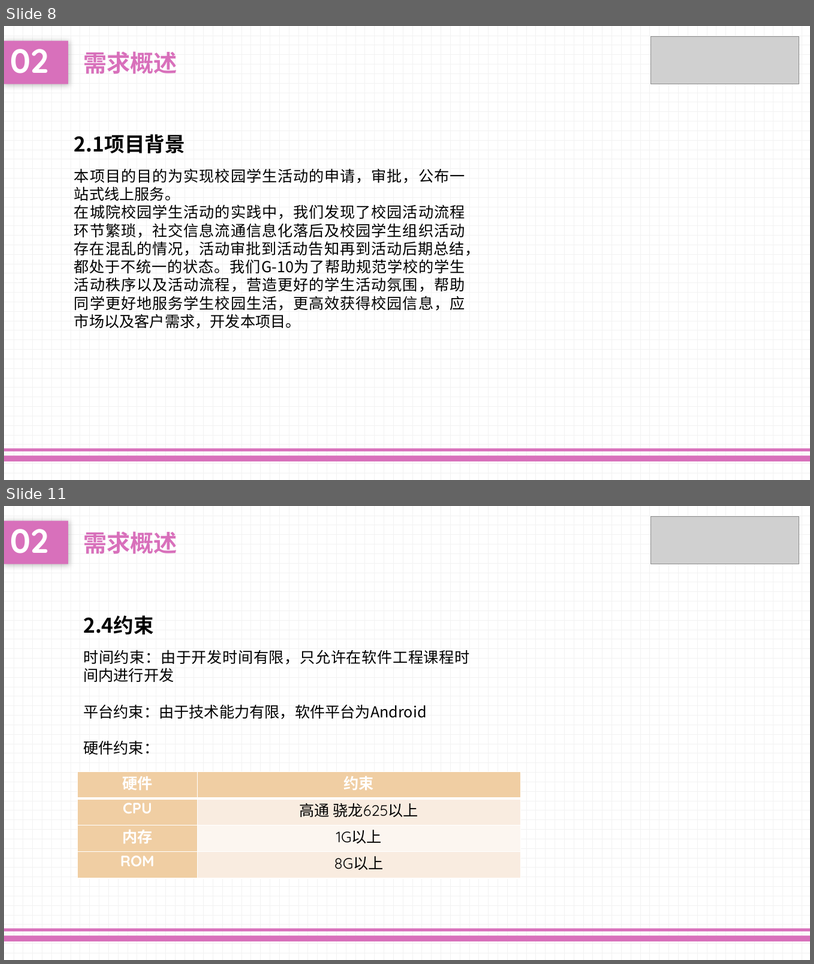
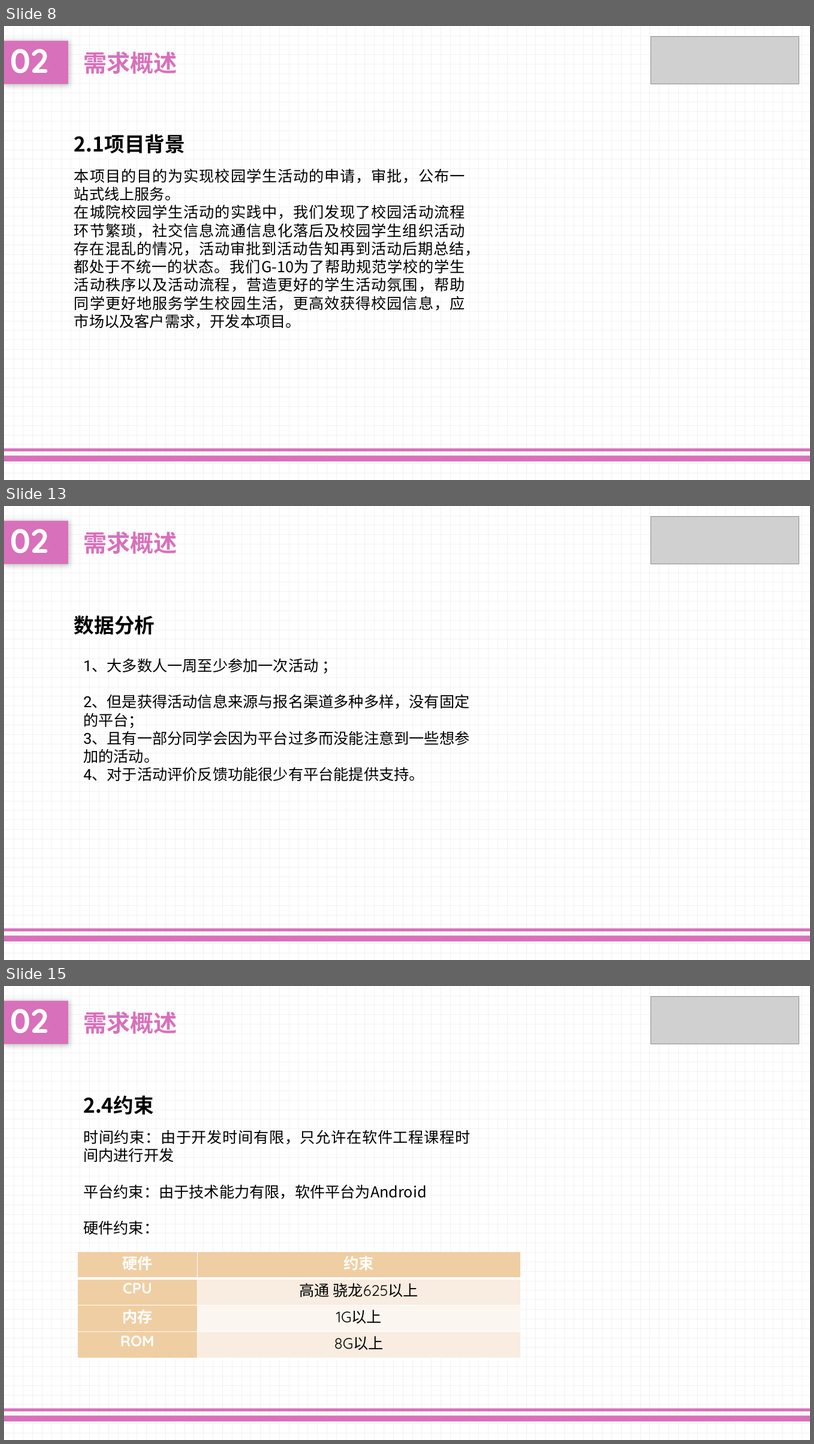
Before and after one commit to liuk5546/campaigo, a slide deck: doc/软件规格说明ppt.pptx. Shown one above the other, each under a label of ours: slides 8 and 11 before the commit, slides 8, 13 and 15 after it; the slides between them are not shown. The pictures are 814x964 and 814x1444 pixels, drawn with LibreOffice and Linux fonts; fonts in the diff are those of the drawing; grey boxes stand for pictures. Boxes give left, top, right and bottom in pixels: in the first picture for what was removed or moved away, otherwise in the second. Text is boxed around its words. In the diff, an @@ line names an element or a change of style, - is before the commit and + after.

Commit message:
评审前文档更新
评审前的文档整理。对ppt，SRS进行了完善。对甘特图进行了跟进修改。对数据字典进行更新完善。

```diff
--- a/doc/软件规格说明ppt.pptx
+++ b/doc/软件规格说明ppt.pptx
@@ slide 13 added at [4,506,810,960], background pattern #F2F2F2 on #FFFFFF; not listed: 2 template elements that a slide beside it also shows @@
@@ text added at [4,520,68,564], fill #D870BB, 40 pt, text #FFFFFF, bold @@
+02
@@ picture added at [651,517,800,564] @@
@@ text added at [83,532,177,554], 28 pt, text #D870BB, bold @@
+需求概述
@@ text added at [74,615,155,634], 24 pt, text #000000, bold @@
+数据分析
@@ text added at [83,658,470,781], 18 pt, text #000000 @@
+1、大多数人一周至少参加一次活动 ；
+2、但是获得活动信息来源与报名渠道多种多样，没有固定的平台；
+3、且有一部分同学会因为平台过多而没能注意到一些想参加的活动。
+4、对于活动评价反馈功能很少有平台能提供支持。
@@ what was slide 11 is now slide 15 @@
```
Also in this commit, not shown: 7 slides changed, 6 other slides added, 7 other files.
